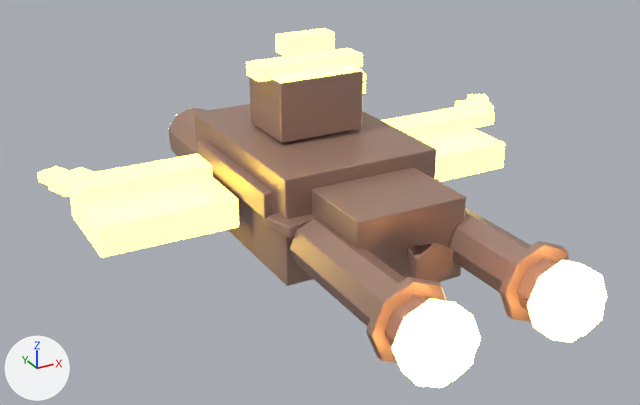
A saved change to the FBX model Assets/Art/Import/Enemy_Gunner.fbx.
Before and after are seen from a camera (50 mm lens) standing at (-3.96, -7.29, 3.42) and looking at (-0.27, -0.59, 0.07). Lighting does not change. The marker at lower left points along +X, +Y and +Z. The first picture is the older version. Where no turn or scale is listed for an object, it has been applied to the vertices. Vertices at exactly the same position are counted once.

The older version as bpy lines, for what is in view:
```python
me_cube_112 = bpy.data.meshes.new('Cube.112')
me_cube_112.from_pydata(...)  # 2659 vertices, 2534 faces; spans x -2.58..2.58, y -3.17..2.18, z -0.53..1.49
# faces by material slot: [1308, 510, 716]
me_cube_112.materials.append(mat_mat_bufac_gun)  # beige #b39081
me_cube_112.materials.append(mat_mat_bufac_guna)  # yellow #ffed59, glowing yellow #fff37c
me_cube_112.materials.append(mat_mat_bufac_gung)  # orange #ffc46c, glowing orange #ffcb7c
ob_enemy_gunner_buffer_v5 = bpy.data.objects.new('Enemy_Gunner_Buffer_v5', me_cube_112)
ob_enemy_gunner_buffer_v5.location = (0.0, 0.0, 0.0)
```
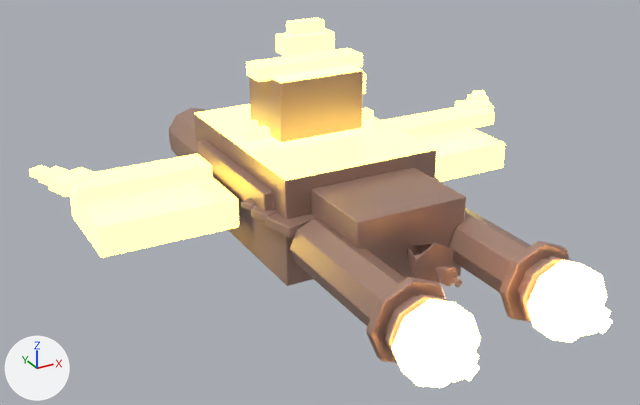
Where the change shows, as pixel boxes [x1, y1, x2, y2] in the pictures (640 x 405 px):
'Enemy_Gunner_Buffer_v5', reshaped: before [37, 28, 607, 388]; after [29, 17, 613, 388]
part 1 of me_cube_112, added: after [385, 294, 447, 364]
part 2 of me_cube_112, added: after [519, 256, 574, 321]
part 3 of me_cube_112, added: after [29, 165, 49, 179]
part 4 of me_cube_112, added: after [472, 90, 486, 94]
part 5 of me_cube_112, added: after [251, 206, 277, 222]
part 6 of me_cube_112, added: after [241, 198, 256, 210]
part 7 of me_cube_112, added (yellow): after [286, 17, 324, 36]
part 8 of me_cube_112, added: after [239, 108, 373, 142]
part 9 of me_cube_112, added: after [242, 120, 258, 129]
part 10 of me_cube_112, added: after [444, 345, 480, 382]
part 11 of me_cube_112, added: after [580, 301, 613, 335]
part 12 of me_cube_112, added: after [435, 266, 462, 287]
part 13 of me_cube_112, recoloured (lighter): [194, 104, 436, 181] in both

The change, as a list of edits to the scene's bpy script:
```text
Change me_cube_112:
    used by ob_enemy_gunner_buffer_v5; location = (0.0, 0.0, 0.0)
    remove me_cube_112.from_pydata(...)  # 2659 vertices, 2534 faces; spans x -2.58..2.58, y -3.17..2.18, z -0.53..1.49
    add me_cube_112.from_pydata(...)  # 4198 vertices, 4013 faces; spans x -2.64..2.64, y -3.35..2.35, z -0.53..1.61
    me_cube_112 part 1: the loose piece of 112 vertices spanning x -0.98..-0.26, y -2.64..-2.56, z -0.41..0.31 is copied, and the copy is scaled about its middle by (0.83, 0.553, 0.83), then moved by (0.0, -0.15, 0.0); it spans x -0.92..-0.32, y -2.78..-2.72, z -0.35..0.25
    me_cube_112 part 2: the loose piece of 112 vertices spanning x 0.26..0.98, y -2.64..-2.56, z -0.41..0.31 is copied, and the copy is scaled about its middle by (0.83, 0.553, 0.83), then moved by (0.0, -0.15, 0.0); it spans x 0.32..0.92, y -2.78..-2.72, z -0.35..0.25
    me_cube_112 part 3: the loose piece of 56 vertices spanning x -2.58..-2.32, y 0.43..0.67, z 0.31..0.41 is copied, and the copy is scaled about its middle by (0.608, 0.638, 0.769), then moved by (-0.1, 0.11, 0.02); it spans x -2.64..-2.46, y 0.58..0.74, z 0.34..0.42
    me_cube_112 part 4: the loose piece of 56 vertices spanning x 2.32..2.58, y 0.43..0.67, z 0.31..0.41 is copied, and the copy is scaled about its middle by (0.608, 0.638, 0.769), then moved by (0.1, 0.11, 0.02); it spans x 2.46..2.64, y 0.58..0.74, z 0.34..0.42
    me_cube_112 part 5: the loose piece of 56 vertices spanning x -0.93..-0.47, y -1.1..-0.7, z 0.05..0.15 is copied, and the copy is turned 6 degrees about the z axis through its middle and scaled by 0.685, then moved by (-0.12, 0.25, 0.02); it spans x -0.98..-0.66, y -0.8..-0.5, z 0.08..0.16
    me_cube_112 part 6: the loose piece of 56 vertices spanning x -0.93..-0.47, y -1.1..-0.7, z 0.05..0.15 is copied, and the copy is turned 12 degrees about the z axis through its middle and scaled by 0.426, then moved by (-0.2, 0.45, 0.04); it spans x -1.01..-0.79, y -0.55..-0.35, z 0.11..0.17
    me_cube_112 part 7: the loose piece of 56 vertices spanning x -0.28..0.28, y 0.1..0.3, z 1.31..1.49 is copied, and the copy is scaled about its middle by (0.627, 0.678, 0.639), then moved by (0.0, 0.0, 0.15); it spans x -0.17..0.17, y 0.13..0.27, z 1.49..1.61
    me_cube_112 part 8: the loose piece of 56 vertices spanning x -0.45..0.45, y -0.15..0.55, z 0.55..1.15 is copied, and the copy is scaled about its middle by (1.62, 0.183, 0.146), then moved by (0.0, -0.05, -0.27), in mat_mat_bufac_guna (yellow #ffed59, glowing yellow #fff37c); it spans x -0.73..0.73, y 0.08..0.22, z 0.53..0.63
    me_cube_112 part 9: the loose piece of 56 vertices spanning x -0.45..0.45, y -0.15..0.55, z 0.55..1.15 is copied, and the copy is scaled about its middle by (1.34, 0.0959, 0.112), then moved by (0.0, 0.2, -0.27), in mat_mat_bufac_guna (yellow #ffed59, glowing yellow #fff37c); it spans x -0.6..0.6, y 0.36..0.44, z 0.54..0.62
    me_cube_112 part 10: 126 vertices added at x -0.75..-0.49, y -3.35..-3.2, z -0.16..0.09
    me_cube_112 part 11: 126 vertices added at x 0.49..0.75, y -3.35..-3.2, z -0.16..0.09
    me_cube_112 part 12: 83 vertices added at x -0.09..0.09, y -2.38..-2.07, z -0.09..0.08
    me_cube_112 part 13: 42 faces spanning x -0.8..0.8, y -0.93..1.23, z 0.51..0.56 switch from mat_mat_bufac_gun (beige #b39081) to mat_mat_bufac_guna (yellow #ffed59, glowing yellow #fff37c)
    other edits to the shape of me_cube_112 do not show in these pictures
```
